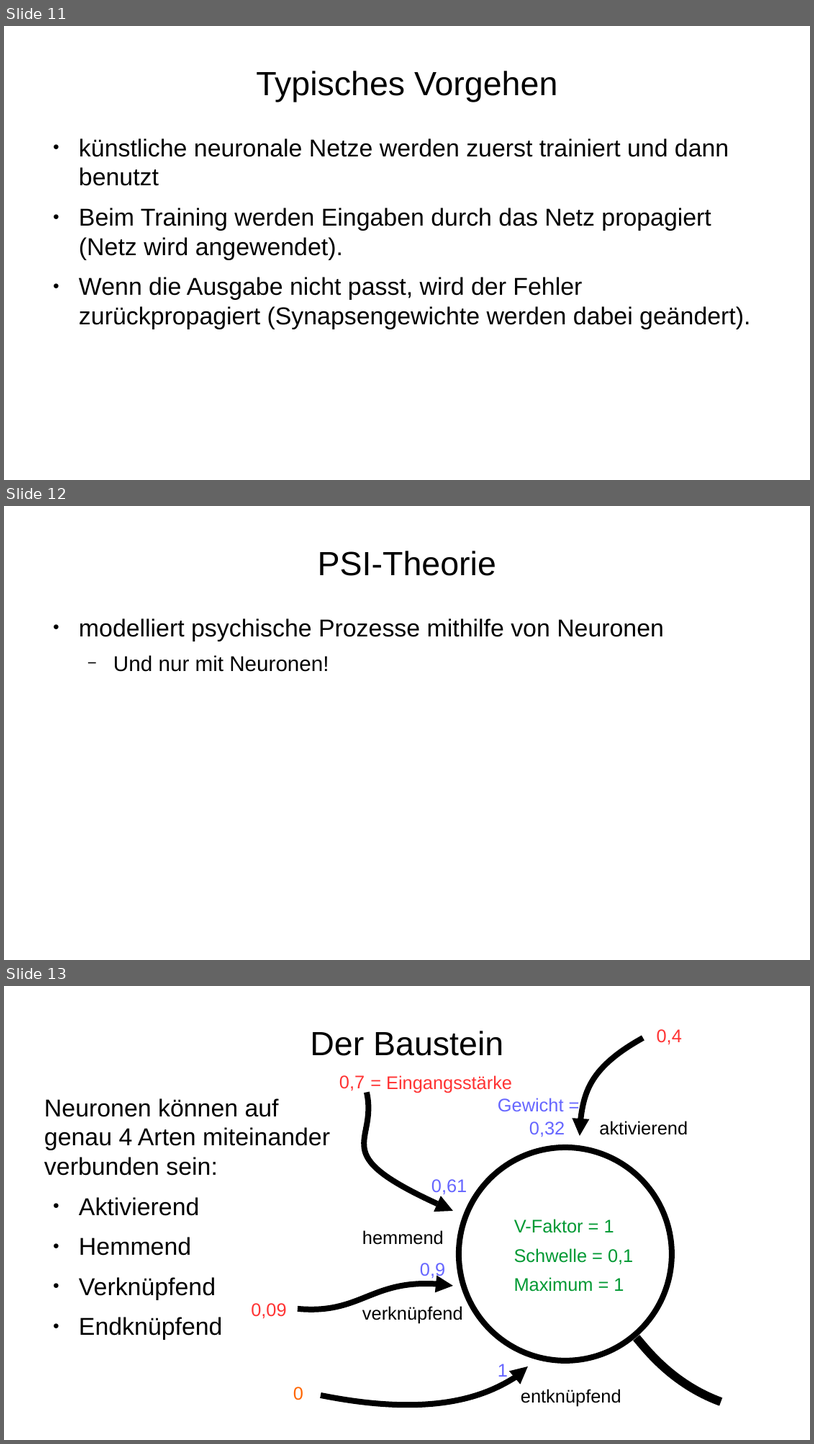
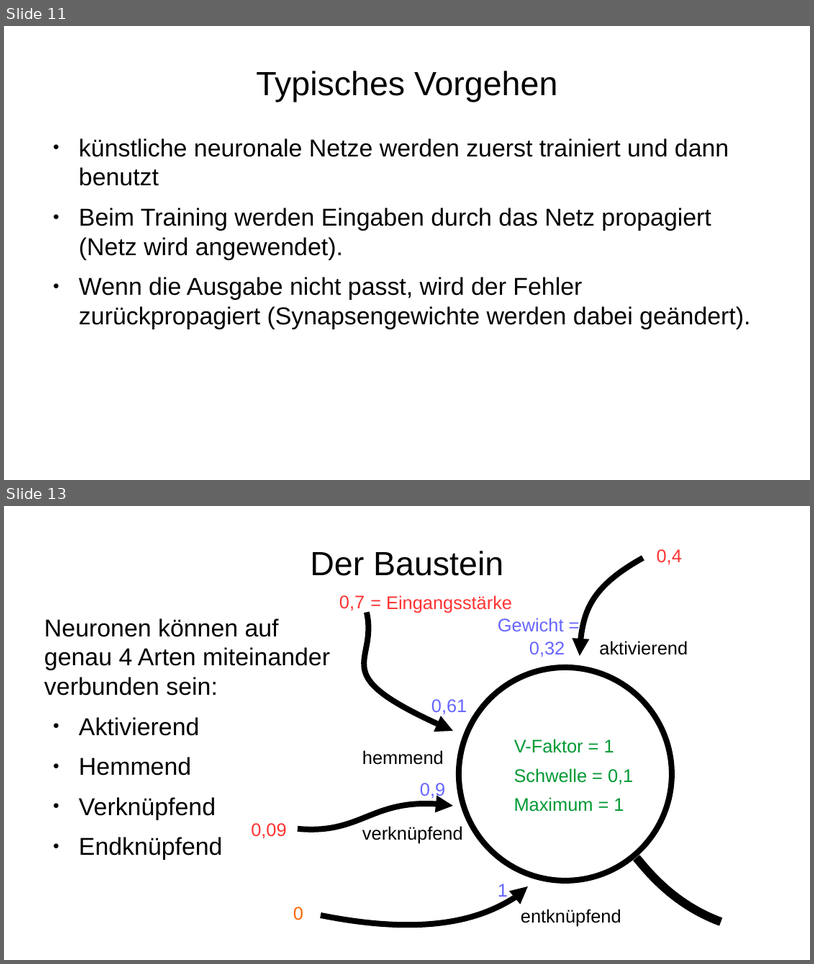
Before and after one commit to Lotes/psi-theorie, a slide deck: presentation.odp. Shown one above the other, each under a label of ours: slides 11, 12 and 13 before the commit, slides 11 and 13 after it; the slides between them are not shown. The pictures are 814x1444 and 814x964 pixels, drawn with LibreOffice and Linux fonts; fonts in the diff are those of the drawing. Boxes give left, top, right and bottom in pixels: in the first picture for what was removed or moved away, otherwise in the second. Text is boxed around its words. In the diff, an @@ line names an element or a change of style, - is before the commit and + after.

```diff
--- a/presentation.odp
+++ b/presentation.odp
@@ slide 12 removed at (x1=4, y1=506, x2=810, y2=960), background #FFFFFF @@
@@ title removed at (x1=318, y1=551, x2=496, y2=576) @@
-PSI-Theorie
@@ text removed at (x1=79, y1=618, x2=664, y2=672) @@
-● modelliert psychische Prozesse mithilfe von Neuronen
-  − Und nur mit Neuronen!
```
Also in this commit, not shown: 6 slides changed, 6 slides added, 1 other file.
